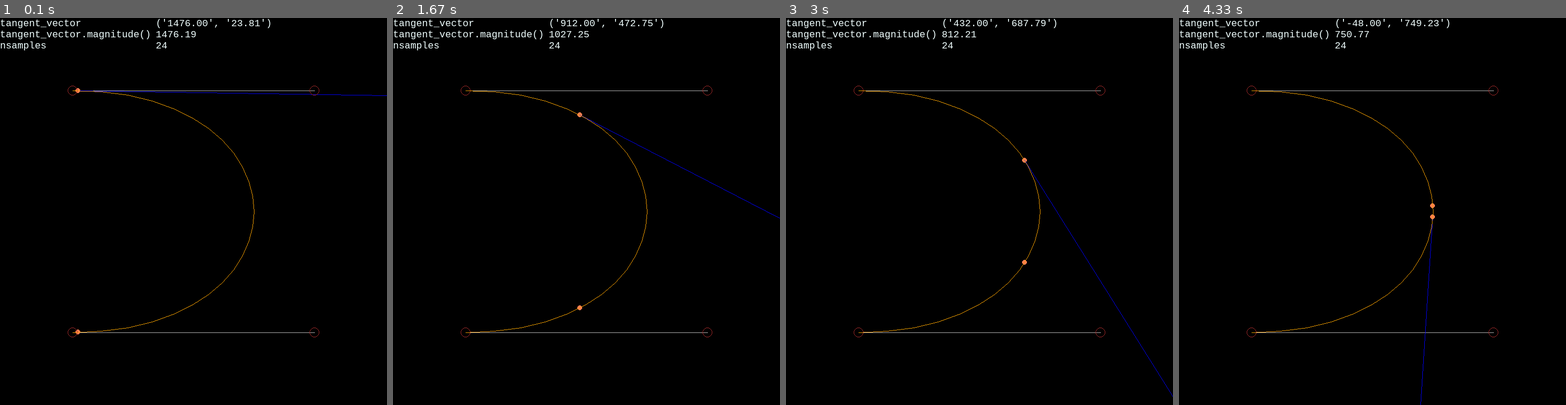
Above: before the commit, frames 1-4 (left to right).
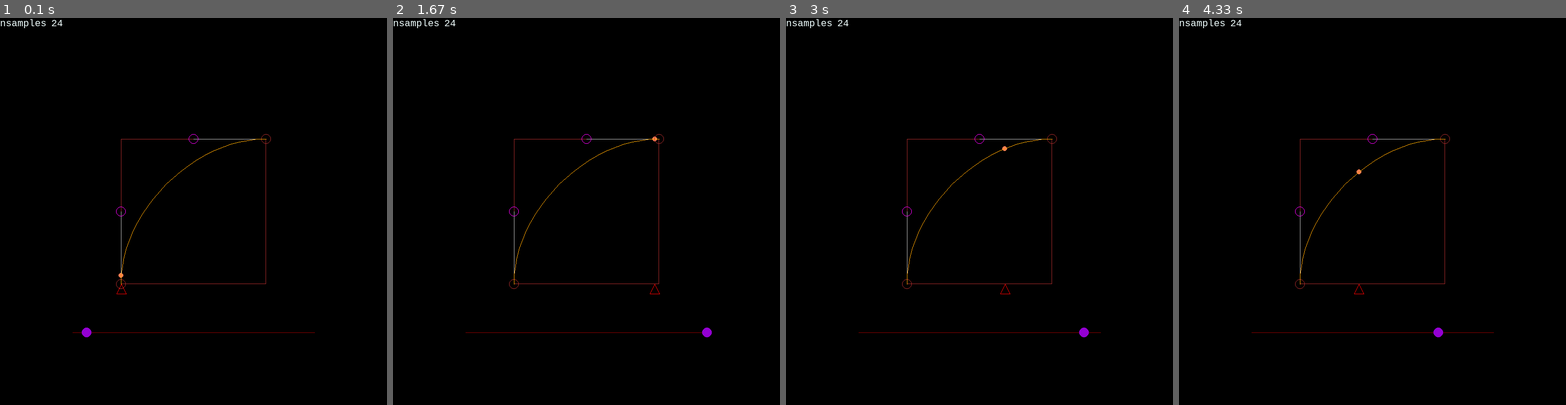
Above: after the commit, the same moments.

Repository: hitbox/scratch
Game: pygame game, started from pygame/bezier.py
Same seed, same stepped clock (60 frames per second), same inputs: the game is played once before the commit and once after it.
Inputs (mouse positions are in pixels of both pictures, inside the frame that each line leads up to):
- Up to frame 1 (0.1 s): no input
- Up to frame 2 (1.67 s): press the mouse at (493, 215) at 0.37 s; move the mouse to (559, 257) at 0.47 s; release the mouse at (625, 296) at 0.6 s
- Up to frame 3 (3 s): no input
- Up to frame 4 (4.33 s): no input

The runs differ from the first frame. In frame 1, 1.5% of the frame differs, in the area x 0-100%, y 0-83%; in frame 2, 1.5%; in frame 3, 1.5%; in frame 4, 1.5%.

Commit message:
pygame/bezier.py
- easing motion from bezier curve

Diff:
--- a/pygame/bezier.py
+++ b/pygame/bezier.py
@@ -8,7 +8,20 @@
 with contextlib.redirect_stdout(open(os.devnull, 'w')):
     import pygame
 
-rect_corners = op.attrgetter('topleft', 'topright', 'bottomright', 'bottomleft')
+RECT_POINTS = [
+    'topleft',
+    'midtop',
+    'topright',
+    'midright',
+    'bottomright',
+    'midbottom',
+    'bottomleft',
+    'midleft',
+]
+
+RECT_CORNERS = [name for name in RECT_POINTS if 'mid' not in name]
+rect_points = op.attrgetter(*RECT_POINTS)
+rect_corners = op.attrgetter(*RECT_CORNERS)
 
 class samples:
 
@@ -30,6 +43,12 @@
     elif x > b:
         return b
     return x
+
+def mix(x, a, b):
+    return a * (1 - x) + b * x
+
+def remap(x, a, b, c, d):
+    return x*(d-c)/(b-a) + c-a*(d-c)/(b-a)
 
 def bezier(control_points, t):
     degree = len(control_points) - 1
@@ -62,13 +81,23 @@
     framerate = 60
     font = pygame.font.SysFont('monospace', 20)
 
-    control_rect = window.inflate((-300,)*2)
-    control_points = list(map(pygame.Vector2, rect_corners(control_rect)))
+    control_rect = window.inflate((-500,)*2)
+    control_points = list(map(pygame.Vector2, [
+        control_rect.bottomleft,
+        control_rect.midleft,
+        control_rect.midtop,
+        control_rect.topright,
+    ]))
+    constrain_points = [control_points[0], control_points[-1]]
     control_radius = 10
     nsamples = 24
-    point_samples = samples(500)
+    point_samples = samples(100)
+    bezier_x = control_rect.left
 
     line_points = None
+
+    _lerp_rect = window.inflate((-300,)*2)
+    lerp_line = tuple(map(pygame.Vector2, (_lerp_rect.bottomleft, _lerp_rect.bottomright)))
 
     def update_line_points():
         nonlocal line_points
@@ -106,7 +135,11 @@
                 mouse_left, mouse_middle, mouse_right = event.buttons
                 if mouse_left:
                     if dragging:
-                        dragging.update(dragging + event.rel)
+                        new = dragging + event.rel
+                        if dragging in constrain_points:
+                            new.x = clamp(new.x, control_rect.left, control_rect.right)
+                            new.y = clamp(new.y, control_rect.top, control_rect.bottom)
+                        dragging.update(new)
                         update_line_points()
                     else:
                         for control_point in control_points:
@@ -120,43 +153,40 @@
                             dragging = None
 
         screen.fill('black')
-        # draw first two and last two control points lines
-        pygame.draw.lines(screen, 'grey', True, control_points[:2])
-        pygame.draw.lines(screen, 'grey', True, control_points[-2:])
-
         # draw points moving along the curve
         point1 = bezier(control_points, point_samples.current())
         pygame.draw.circle(screen, 'coral', point1, 5)
-
-        point2 = bezier(control_points, 1 - point_samples.current())
-        pygame.draw.circle(screen, 'coral', point2, 5)
-
-        # draw tangent
-        tangent_vector = bezier_tangent(control_points, point_samples.current())
-        pygame.draw.line(screen, 'blue', point1, tangent_vector + point1)
-
-        point_samples.update()
+        rect = pygame.Rect((0,)*2, (20,)*2)
+        rect.midtop = (point1.x, control_rect.bottom)
+        pygame.draw.lines(screen, 'red', True, [rect.midtop, rect.bottomright, rect.bottomleft])
 
         # draw control points as circles
+        pygame.draw.rect(screen, 'brown', control_rect, 1)
+
+        # draw first two and last two control points lines
+        pygame.draw.line(screen, 'grey', *control_points[:2])
+        pygame.draw.line(screen, 'grey', *control_points[-2:])
         for center in control_points:
-            x = clamp(center[0], window.left, window.right)
-            y = clamp(center[1], window.top, window.bottom)
-            pygame.draw.circle(screen, 'brown', (x,y), control_radius, 1)
+            if center in constrain_points:
+                color = 'brown'
+            else:
+                color = 'magenta'
+            pygame.draw.circle(screen, color, center, control_radius, 1)
 
         # draw bezier line
         pygame.draw.lines(screen, 'orange', False, line_points)
 
+        # draw lerp line
+        pygame.draw.line(screen, 'darkred', *lerp_line)
+        bezier_y_t = remap(point1.y, control_rect.left, control_rect.right, 1, 0)
+        centerx = mix(bezier_y_t, lerp_line[0].x, lerp_line[1].x)
+        center = (centerx, lerp_line[0].y)
+        pygame.draw.circle(screen, 'darkviolet', center, 10)
+
         # gui info
         items = [
-            ('tangent_vector', tuple(f'{value:.2f}' for value in tangent_vector)),
-            ('tangent_vector.magnitude()', f'{tangent_vector.magnitude():.2f}'),
             ('nsamples', nsamples),
         ]
-        if False:
-            for i, point in enumerate(control_points):
-                items.append(
-                    (f'control_points[{i}]', point)
-                )
         keys, values = zip(*items)
 
         key_images = [font.render(str(thing), True, 'azure') for thing in keys]
@@ -182,6 +212,9 @@
 
         pygame.display.flip()
 
+        # weird place for updates
+        point_samples.update()
+
 def main(argv=None):
     parser = argparse.ArgumentParser()
     args = parser.parse_args(argv)
